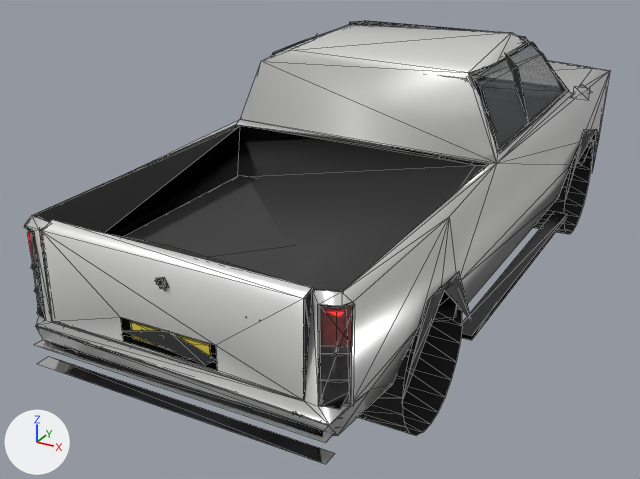
One commit to the glTF model assets/vehicles/goliath_lod1.glb: the scene before it, then after it.
Before and after are seen from a camera (50 mm lens) standing at (2.67, -6.14, 3.25) and looking at (-0.41, -0.55, 0.45). The axes (+X, +Y, +Z) are drawn at lower left. The lights are the same throughout. The first picture is the older version. Mesh edges are drawn as thin lines. Vertices at exactly the same position are counted once.

Names of what the first picture shows: 'goliath'.
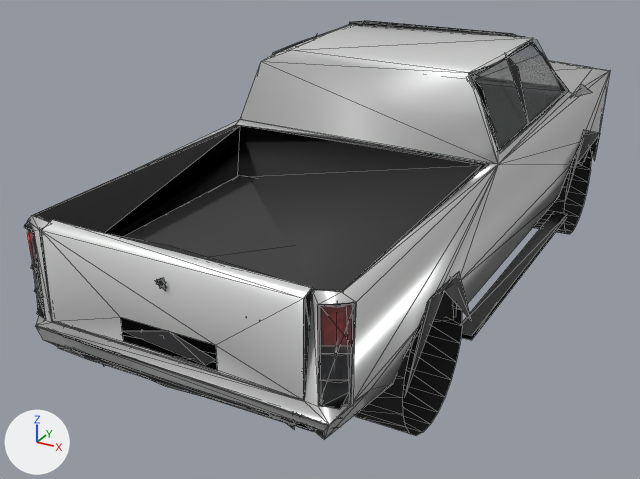
Where the change shows, as pixel boxes [x1, y1, x2, y2] in the pictures (640 x 479 px; the box of a moved part takes in the faces that stretch with it):
'goliath', reshaped
    before: [24, 21, 610, 464]
    after: [24, 21, 610, 439]
part 1 of me_goliath, deleted
    before: [34, 86, 590, 464]
part 2 of me_goliath, moved or reshaped
    before: [24, 24, 610, 436]
    after: [24, 24, 610, 439]

What the commit changed:
me_goliath is used by ob_goliath; location (0.0, 0.0, 0.0).
me_goliath had 1466 vertices, 1157 faces and spanned x -1.18..1.19, y -3.0..2.84, z -0.04..1.95.
me_goliath now has 1336 vertices, 1057 faces and spans x -1.17..1.19, y -2.98..2.84, z -0.06..1.94.
me_goliath part 1: 21 loose pieces with 80 vertices, spanning x -1.18..1.18, y -3.0..2.73, z 0.47..1.49, are deleted.
Part 2, on me_goliath:
96 vertices are removed from x -1.1..1.11, y -2.97..2.72, z -0.04..1.95.
244 faces are deleted.
9 vertices move from x -1.0..1.03, y -2.97..1.17, z 0.7..1.47 to x -1.01..1.03, y -2.97..1.25, z 0.7..1.47.
52 vertices are added at x -1.09..1.1, y -2.97..2.72, z -0.06..1.93.
50 new faces join them, mat_paint (light grey #e2e3e2).
4 new faces join them, mat_bed (dark grey #3f3f3f).
31 new faces join them, mat_liner (black #1d1d1d).
5 new faces join them, mat_lamp_housing (dark grey #303035).
21 new faces join them, mat_plastic (dark grey #353537).
8 new faces join them, mat_interior (dark grey #3f3f42).
23 new faces join them, mat_rubber (black #272729).
16 new faces join them, mat_cladding (dark grey #4d4d50).
3 new faces join them, mat_reflector (white #f3f3f6).
9 new faces join them, mat_trim (black #272729).
4 new faces join them, mat_chrome (white #e7e7ea).
1 new face joins them, mat_lamp_amber (orange #f9bc3f, glowing orange #ffbc3f).
1 new face joins them, mat_lens_red (red #b32727).
8 new faces join them, mat_glass_clear (dark grey #424c4e).
Other edits to the shape of me_goliath do not show in these pictures.
me_goliath no longer uses material mat_plate (white #f6f3ea).
me_goliath no longer uses material mat_plate_rear (yellow #f9e559).
